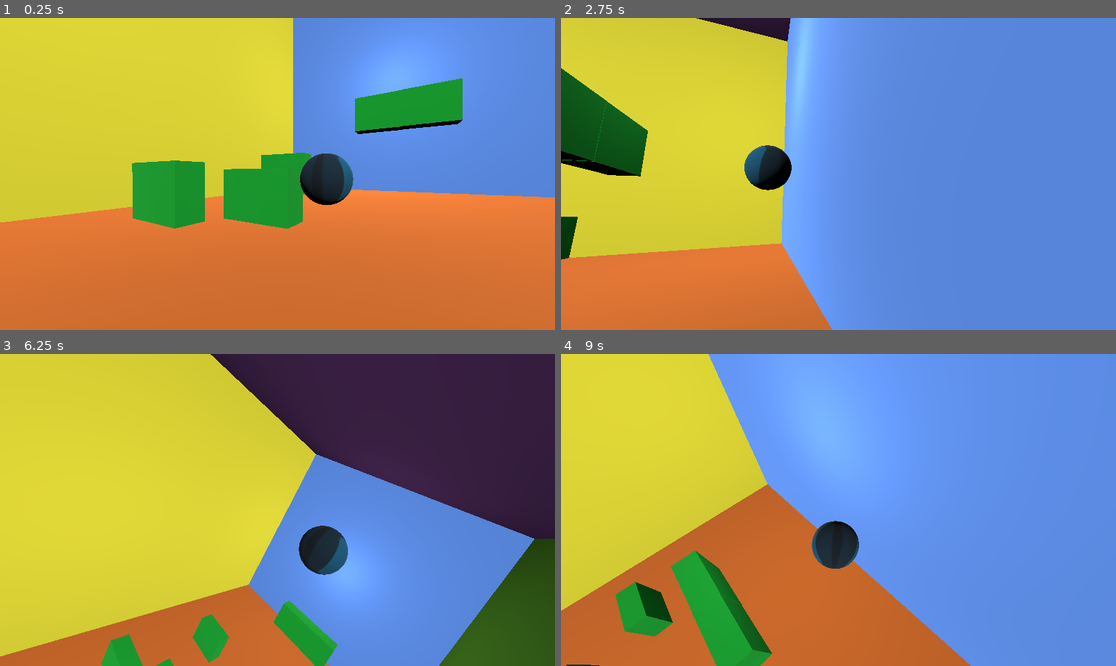
Above: before the commit, frames 1-4 (two rows, left to right).
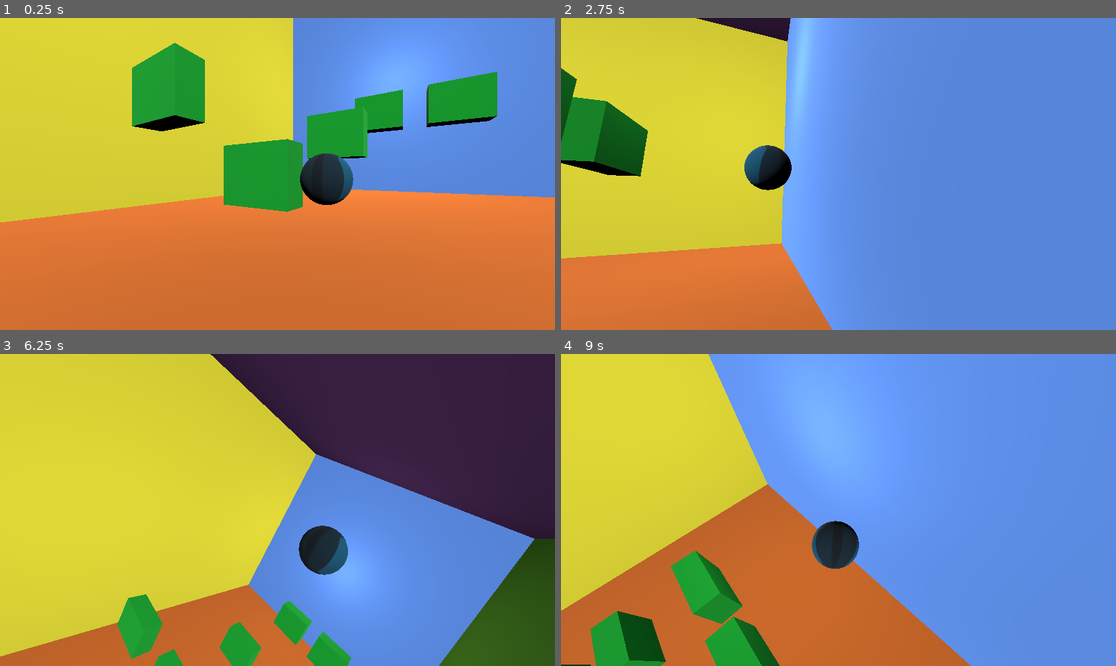
Above: after the commit, the same moments.

Repository: Mangochicken13/MangoPirateJam16
Game: Godot game, scene res://test_scene_2.tscn
The game is run twice, just before and just after one commit, with the same random seed, the same clock (stepped at 60 frames per second) and the same inputs. The engine's default icon, where the game draws it, is replaced by a stand-in: a white triangle on a blue panel in a dark square.
Inputs (mouse positions are in pixels of both pictures, inside the frame that each line leads up to):
- Up to frame 1 (0.25 s): no input
- Up to frame 2 (2.75 s): tap Enter (ui_accept) at 0.5, 0.77, 1.52 s; move the mouse to (960, 158) at 0.52 s; hold D (turn_right) 0.53-1.28 s; hold F 0.53-1.28 s; click (960, 158) at 0.67 s; move the mouse to (727, 189) at 1.27 s; hold W (turn_down) 1.28-2.03 s; tap Q at 1.35 s; move the mouse to (894, 105) at 2.02 s; hold D (turn_right) from 2.03 s (still down); tap Space at 2.1 s
- Up to frame 3 (6.25 s): move the mouse to (249, 572) at 2.77 s; release D (turn_right) at 2.78 s; hold S (turn_up) 2.78-3.53 s; tap F at 2.85 s; click (249, 572) at 2.92 s; tap Enter (ui_accept) at 3.02, 3.77, 4.52, 6.02 s; move the mouse to (444, 556) at 3.52 s; hold Q 3.53-4.28 s; hold A (turn_left) 3.53-5.03 s; move the mouse to (111, 463) at 4.27 s; tap Space at 4.35 s; move the mouse to (305, 510) at 5.02 s; hold W (turn_down) 5.03-5.78 s; hold F 5.03-5.78 s; click (305, 510) at 5.17 s; move the mouse to (194, 432) at 5.77 s; hold D (turn_right) from 5.78 s (still down); tap Q at 5.85 s
- Up to frame 4 (9 s): move the mouse to (960, 494) at 6.52 s; release D (turn_right) at 6.53 s; hold S (turn_up) 6.53-7.28 s; tap Space at 6.6, 8.85 s; tap Enter (ui_accept) at 6.77, 7.52 s; move the mouse to (727, 525) at 7.27 s; hold D (turn_right) 7.28-8.03 s; tap F at 7.35 s; click (727, 525) at 7.42 s; move the mouse to (894, 441) at 8.02 s; hold W (turn_down) 8.03-8.78 s; hold Q 8.03-8.78 s; move the mouse to (810, 572) at 8.77 s; hold A (turn_left) from 8.78 s (still down)

The runs differ from the first frame. In frame 1, 10% of the frame differs, in the area x 23-90%, y 8-68%; in frame 2, 1.7%; in frame 3, 3.2%; in frame 4, 3.7%.

Commit message:
Move walls out of the floor

Diff:
--- a/you-are-the-weapon/test_scene_2.tscn
+++ b/you-are-the-weapon/test_scene_2.tscn
@@ -25,11 +25,11 @@
 [node name="Breakable Walls" type="Node" parent="."]
 
 [node name="Breakable Wall" parent="Breakable Walls" instance=ExtResource("2_qhe80")]
-transform = Transform3D(1, 0, 0, 0, 1, 0, 0, 0, 1, -6.65162, 1.34054, -11.9193)
+transform = Transform3D(1, 0, 0, 0, 1, 0, 0, 0, 1, -6.65162, 2.94094, -11.9193)
 health = 2.35
 
 [node name="Breakable Wall2" parent="Breakable Walls" instance=ExtResource("2_qhe80")]
-transform = Transform3D(1, 0, 0, 0, 1, 0, 0, 0, 1, 3.55904, 10.2462, -28.2097)
+transform = Transform3D(1, 0, 0, 0, 1, 0, 0, 0, 1, 5.90029, 10.2462, -28.2097)
 health = 9.45
 
 [node name="Breakable Wall3" parent="Breakable Walls" instance=ExtResource("2_qhe80")]
@@ -37,11 +37,11 @@
 health = 2.55
 
 [node name="Breakable Wall4" parent="Breakable Walls" instance=ExtResource("2_qhe80")]
-transform = Transform3D(1, 0, 0, 0, 1, 0, 0, 0, 1, -9.39761, 3.05074, -19.9258)
+transform = Transform3D(1, 0, 0, 0, 1, 0, 0, 0, 1, -4.03144, 6.48069, -19.9258)
 health = 3.75
 
 [node name="Breakable Wall5" parent="Breakable Walls" instance=ExtResource("2_qhe80")]
-transform = Transform3D(1, 0, 0, 0, 1, 0, 0, 0, 1, -11.9773, 1.76746, -8.67083)
+transform = Transform3D(1, 0, 0, 0, 1, 0, 0, 0, 1, -11.9773, 8.2774, -8.67083)
 health = 3.89
 
 [node name="Testing Solid Wall" parent="." instance=ExtResource("3_qhb27")]
